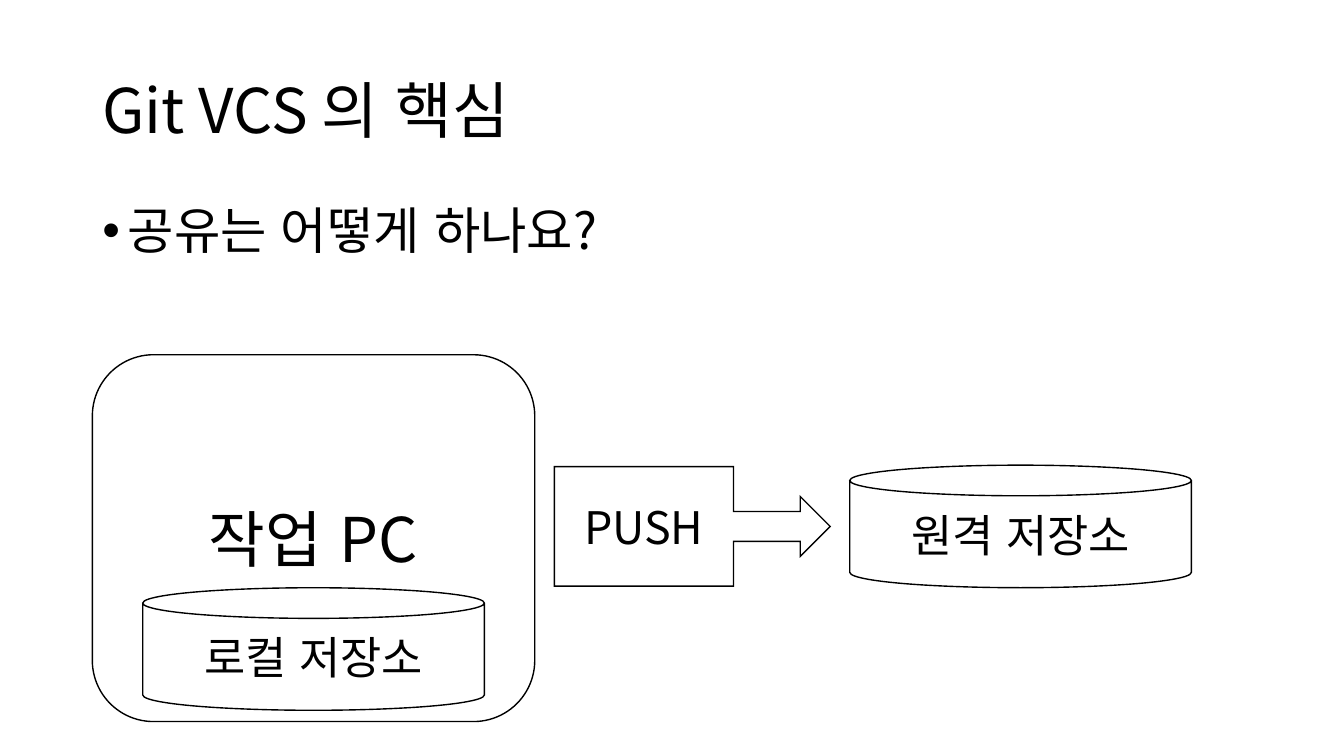
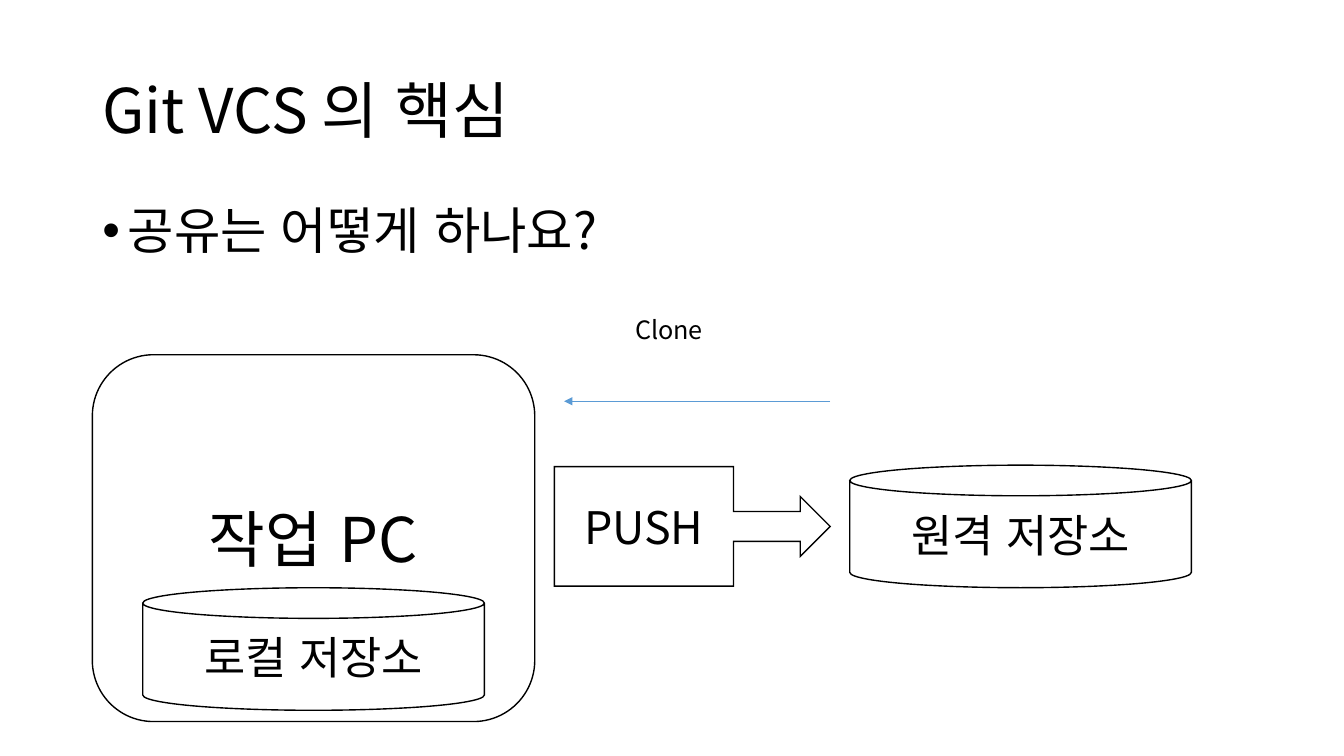
Before and after one commit to dw5450/3rd_second, a slide deck: slide 19 of 게임 소프트웨어 공학/ppt/게임 소프트웨어 공학 (Lecture 2).pptx. Drawn at 1344x756 pixels with LibreOffice and Linux fonts; fonts in the diff are those of the drawing. Boxes give left, top, right and bottom in pixels: in the first picture for what was removed or moved away, otherwise in the second. Text is boxed around its words. In the diff, an @@ line names an element or a change of style, - is before the commit and + after.

```diff
--- a/게임 소프트웨어 공학/ppt/게임 소프트웨어 공학 (Lecture 2).pptx
+++ b/게임 소프트웨어 공학/ppt/게임 소프트웨어 공학 (Lecture 2).pptx
@@ text added at [635,319,703,340], 18 pt, text #000000 @@
+Clone
@@ arrow added from (831, 401) to (565, 401), #5B9BD5 0.5 pt @@
```
Also in this commit, not shown: 2 other slides changed, 34 other files.
